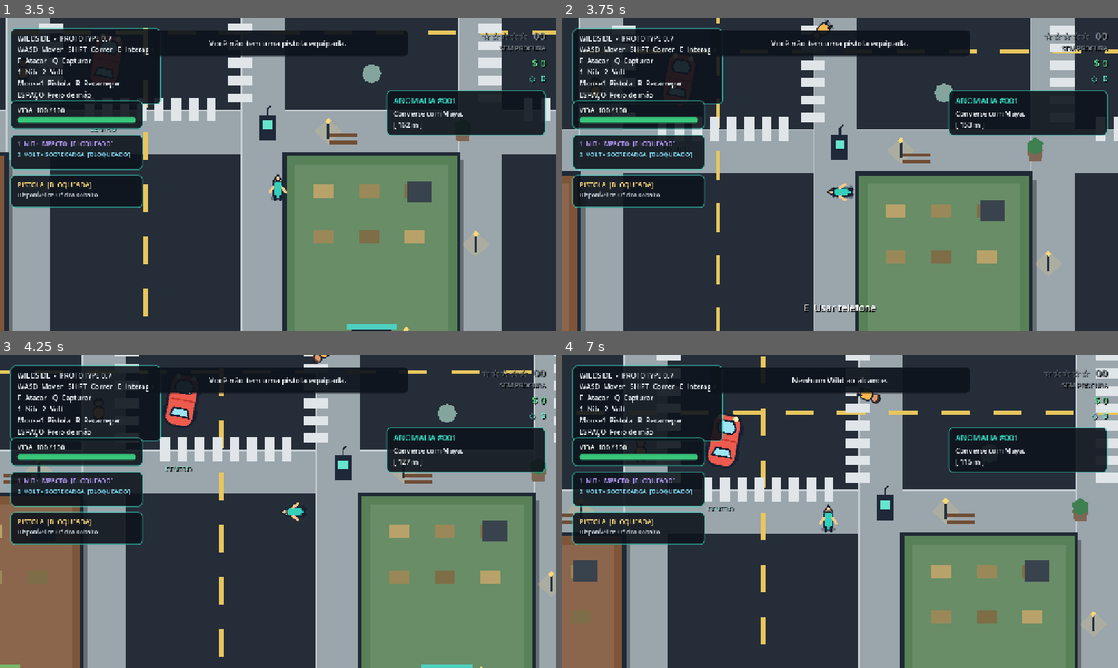
Above: before the commit, frames 1-4 (two rows, left to right).
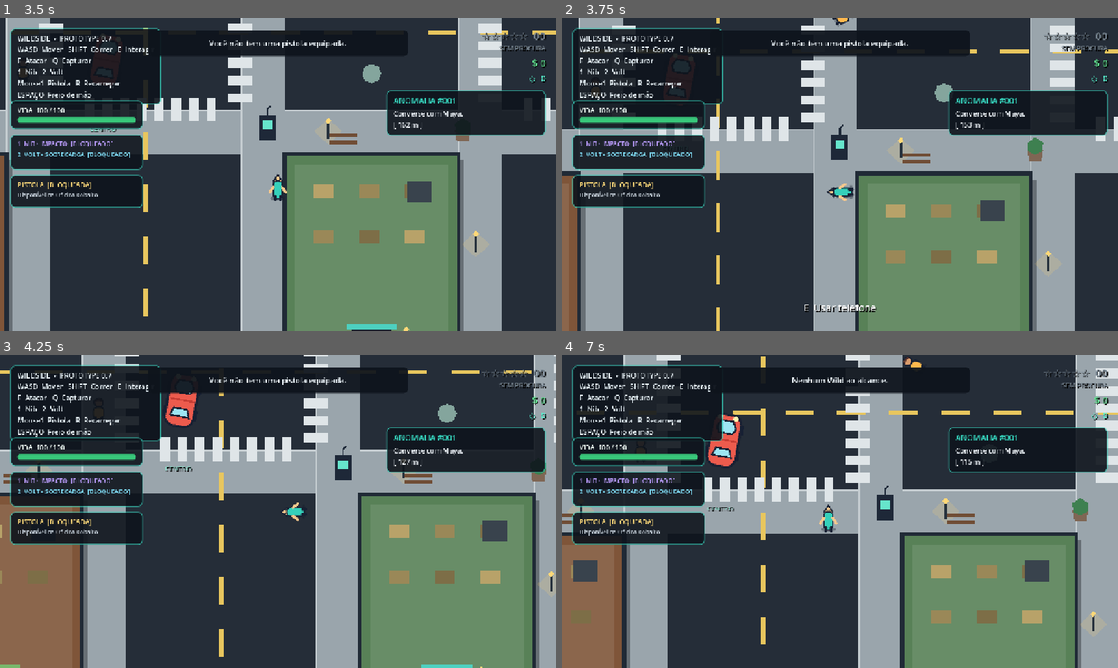
Above: after the commit, the same moments.

Repository: MiguelAlmeidaJ/Wildside
Game: Godot game, scene res://main.tscn
Same seed, same stepped clock (60 frames per second), same inputs: the game is played once before the commit and once after it.
Inputs (mouse positions are in pixels of both pictures, inside the frame that each line leads up to):
- Up to frame 1 (3.5 s): move the mouse to (400, 158) at 0.52 s; hold D (move_right) 0.53-1.28 s; hold F (attack) 0.53-1.28 s; click (400, 158) at 0.67 s; move the mouse to (166, 190) at 1.27 s; hold Space (brake) 1.28-2.03 s; tap Q (capture) at 1.35 s; move the mouse to (333, 105) at 2.02 s; hold D (move_right) 2.03-2.78 s; hold E (interact) 2.03-2.78 s; move the mouse to (250, 237) at 2.77 s; hold W (move_up) from 2.78 s (still down); tap Shift (run) at 2.85 s; click (250, 237) at 2.92 s
- Up to frame 2 (3.75 s): move the mouse to (1006, 221) at 3.52 s; release W (move_up) at 3.53 s; press the mouse at (1006, 221) at 3.53 s; hold A (move_left) from 3.53 s (still down)
- Up to frame 3 (4.25 s): keep holding A (move_left)
- Up to frame 4 (7 s): move the mouse to (673, 464) at 4.27 s; release the mouse at (673, 464) at 4.28 s; tap 1 (wild_nib) at 4.35 s; move the mouse to (867, 511) at 5.02 s; release A (move_left) at 5.03 s; hold Space (brake) 5.03-5.78 s; hold 2 (wild_volt) 5.03-5.78 s; click (867, 511) at 5.17 s; move the mouse to (756, 433) at 5.77 s; hold D (move_right) 5.78-6.53 s; tap F (attack) at 5.85 s; move the mouse to (962, 495) at 6.52 s; hold W (move_up) from 6.53 s (still down); hold Q (capture) from 6.53 s (still down)

Frame 1 is identical in both runs. In frame 2, 0.1% of the frame differs, in the area x 45-52%, y 0-4%; in frame 3, less than 0.1%; in frame 4, 0.2%, in the area x 53-65%, y 0-16%.
Error before the commit: Cannot call method 'hide' on a null value. (res://scripts/world/npc.gd:37)

Commit message:
Add ambient speech label to citizens

Diff:
--- a/scenes/world/npc.tscn
+++ b/scenes/world/npc.tscn
@@ -20,3 +20,18 @@
 [node name="CollisionShape2D" type="CollisionShape2D" parent="."]
 position = Vector2(0, 4)
 shape = SubResource("CapsuleShape_npc")
+
+
+[node name="AmbientLabel" type="Label" parent="."]
+visible = false
+offset_left = -92.0
+offset_top = -82.0
+offset_right = 92.0
+offset_bottom = -55.0
+theme_override_colors/font_color = Color(0.95, 0.98, 1, 1)
+theme_override_colors/font_shadow_color = Color(0, 0, 0, 0.9)
+theme_override_constants/shadow_offset_x = 2
+theme_override_constants/shadow_offset_y = 2
+theme_override_font_sizes/font_size = 13
+text = "Que noite estranha..."
+horizontal_alignment = 1
